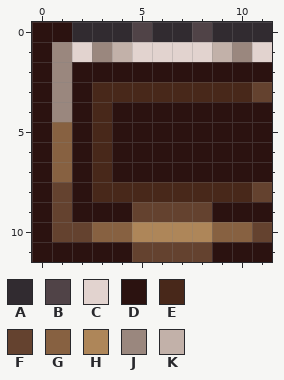
A pixel-art sprite gets an edit: Core/StaminaSystem/StaminaMeterEmptyEdge.png. This is how it looked before the edit.
The file is 24x24 pixels, drawn in blocks of 2x2; one block is one cell here.
Palette (. is transparent): A #312b30  B #504347  C #e2d3cf  D #2b1210  E #48281a  F #64422f  G #876141  H #ae8659  J #9a877e  K #c2b1a9
Pixels before, first column x 0:
 0 DDAAABAABAAA
 1 DJCJKCCCCKJC
 2 DJDDDDDDDDDD
 3 DJDEEEEEEEEF
 4 DJDEDDDDDDDD
 5 DGDEDDDDDDDD
 6 DGDEDDDDDDDD
 7 DGDEDDDDDDDD
 8 DFDEEEEEEEEF
 9 DFDDDFFFFDDD
10 DFFGGHHHHGGF
11 DDDDDFFFFDDD
After the commit:
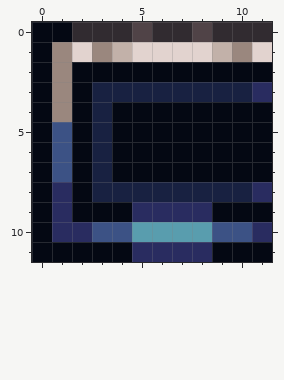
Diff:
{"colour":"D","old":"#2b1210","new":"#040813"}
{"colour":"E","old":"#48281a","new":"#182141"}
{"colour":"F","old":"#64422f","new":"#292c60"}
{"colour":"G","old":"#876141","new":"#3c5285"}
{"colour":"H","old":"#ae8659","new":"#599dae"}
